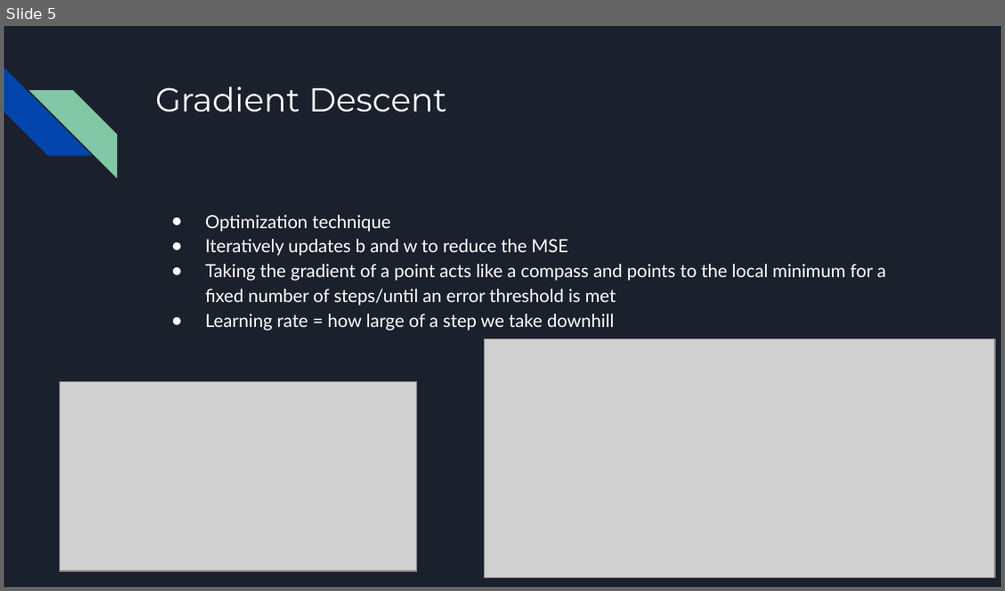
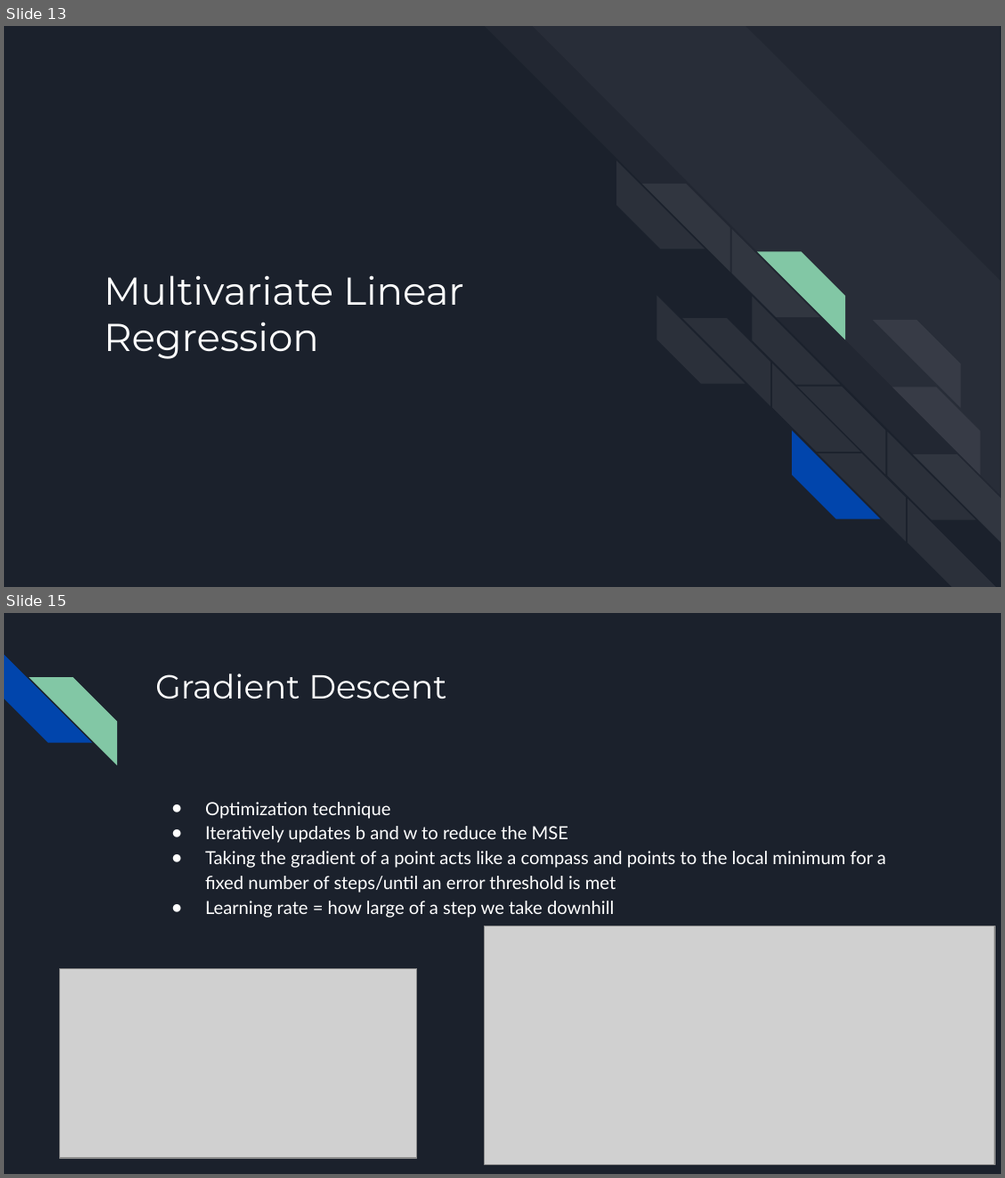
Before and after one commit to ADSA-UIUC/advanced-workshops, a slide deck: 03_linear_regression/Supervised Learning.pptx. Shown one above the other, each under a label of ours: slide 5 before the commit, slides 13 and 15 after it; the slides between them are not shown. The pictures are 1005x591 and 1005x1178 pixels, drawn with LibreOffice and Linux fonts; fonts in the diff are those of the drawing; grey boxes stand for pictures. Boxes give left, top, right and bottom in pixels: in the first picture for what was removed or moved away, otherwise in the second. Text is boxed around its words. In the diff, an @@ line names an element or a change of style, - is before the commit and + after.

```diff
--- a/03_linear_regression/Supervised Learning.pptx
+++ b/03_linear_regression/Supervised Learning.pptx
@@ slide 13 added at (4, 26, 1001, 587), background #1B212C @@
@@ title added at (104, 275, 463, 359), 28 pt, text #FFFFFF @@
+Multivariate Linear Regression
@@ group added at (485, 26, 1001, 586): 18 diag stripes @@
@@ what was slide 5 is now slide 15 @@
```
Also in this commit, not shown: 2 slides changed, 11 other slides added, 2 slides removed.
